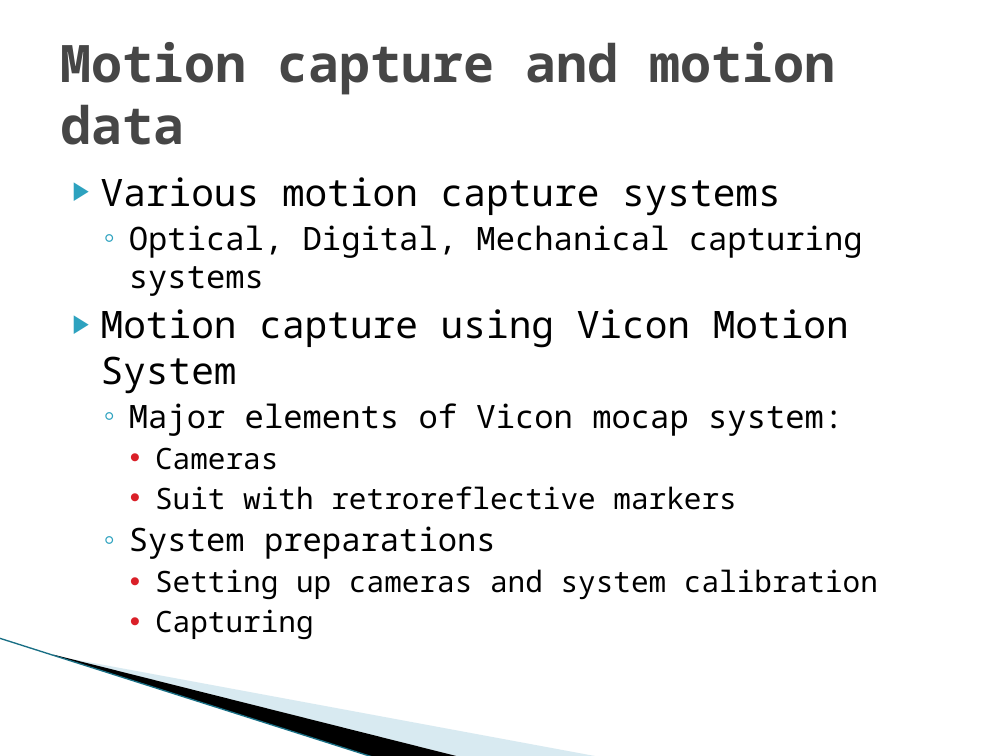
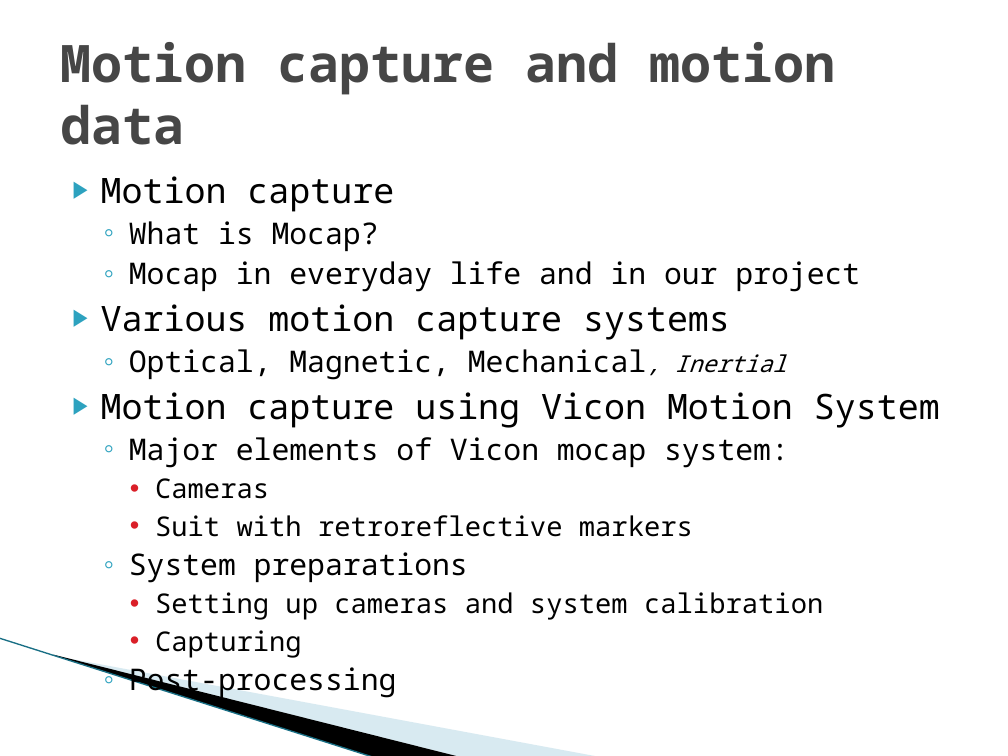
Before and after one commit to hobama/cvg01, a slide deck: slide 5 of docs/Presentation/Presentation.pptx (slide 6 before the commit). Drawn at 1008x756 pixels with LibreOffice and Linux fonts; fonts in the diff are those of the drawing; background and template pictures are left out. Boxes give left, top, right and bottom in pixels: in the first picture for what was removed or moved away, otherwise in the second. Text is boxed around its words. In the diff, an @@ line names an element or a change of style, - is before the commit and + after.

Commit message:
Presentation

```diff
--- a/docs/Presentation/Presentation.pptx
+++ b/docs/Presentation/Presentation.pptx
@@ text at (x1=101, y1=176, x2=940, y2=658): paragraph added @@
+  ◦ Post-processing
@@ text at (x1=101, y1=176, x2=860, y2=292): paragraphs added @@
+▶ Motion capture
+  ◦ What is Mocap?
+  ◦ Mocap in everyday life and in our project
@@ text at (x1=101, y1=304, x2=940, y2=658): size 27 to 25 pt in "Various motion capture systems", "Motion capture using Vicon Motion System"; size 23 to 21.3 pt in "Major elements of Vicon mocap system:", "System preparations"; size 21 to 19.4 pt in "Cameras", "Suit with retroreflective markers", "Setting up cameras and system calibration", "Capturing" @@
@@ text at (x1=129, y1=349, x2=786, y2=380): text changed; size 23 to 21.3 pt @@
-  ◦ Optical, Digital, Mechanical capturing systems
+  ◦ Optical, Magnetic, Mechanical, Inertial
```
Also in this commit, not shown: 3 other slides changed, 11 slides added.
